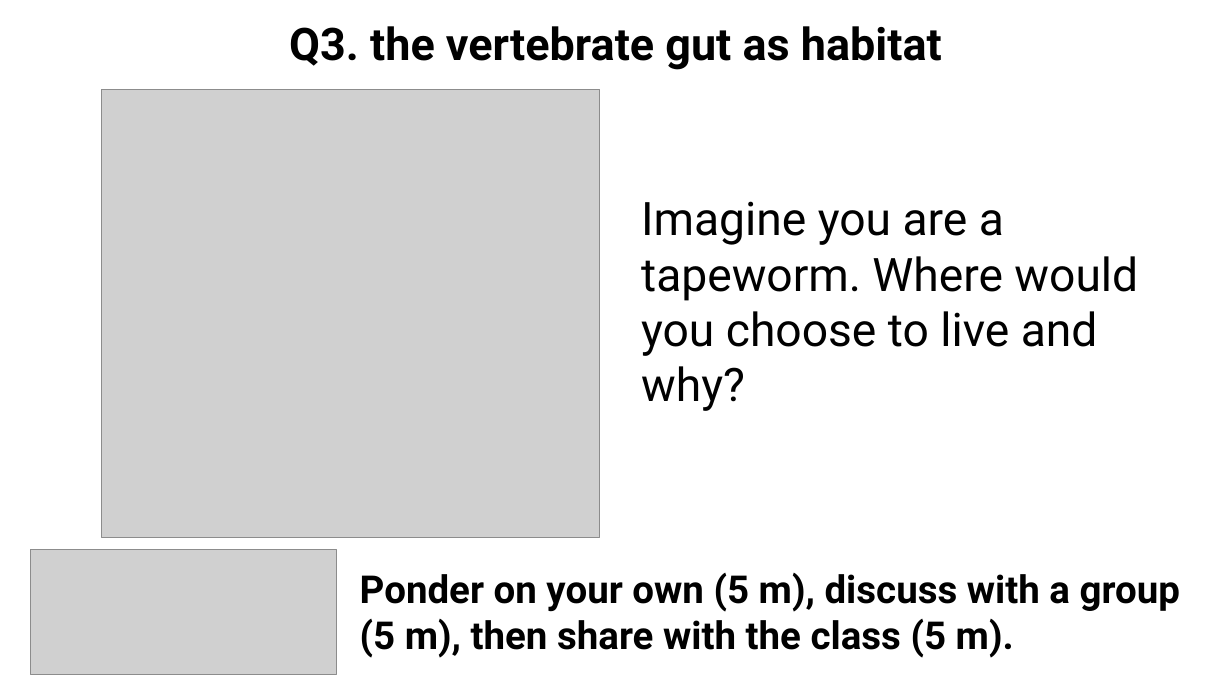
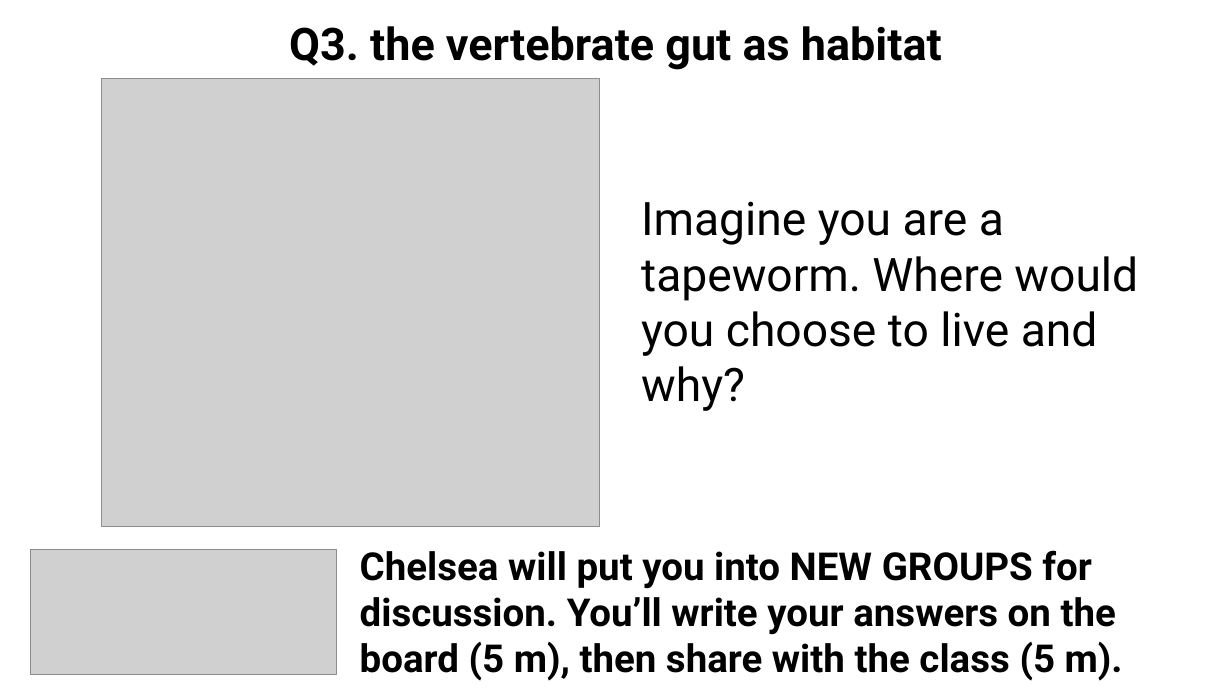
Before and after one commit to wood-lab/fish_406, a slide deck: slide 7 of docs/lectures/in-class_activities/class_7.pptx. Drawn at 1232x693 pixels with LibreOffice and Linux fonts; fonts in the diff are those of the drawing; grey boxes stand for pictures. Boxes give left, top, right and bottom in pixels: in the first picture for what was removed or moved away, otherwise in the second. Text is boxed around its words. In the diff, an @@ line names an element or a change of style, - is before the commit and + after.

```diff
--- a/docs/lectures/in-class_activities/class_7.pptx
+++ b/docs/lectures/in-class_activities/class_7.pptx
@@ picture moved from (x1=102, y1=89, x2=601, y2=537) to (x1=102, y1=79, x2=601, y2=527) @@
@@ text at (x1=360, y1=550, x2=1123, y2=681): text changed @@
-Ponder on your own (5 m), discuss with a group (5 m), then share with the class (5 m).
+Chelsea will put you into NEW GROUPS for discussion. You’ll write your answers on the board (5 m), then share with the class (5 m).
```
Also in this commit, not shown: 1 slide added, 12 other files.
